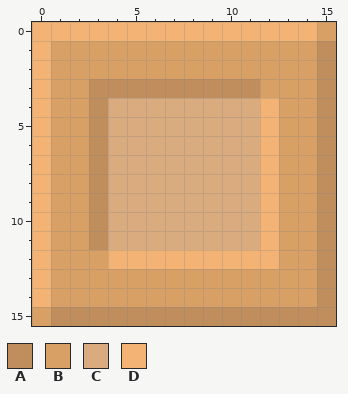
File history of a pixel-art file, Unity/Assets/Sprites/Frame.aseprite. Above is the file before it was changed.
16x16 pixels, 1 frame. Colours within 5 levels of each other are drawn and written as one.
Palette (. is transparent): A #bf8e5c  B #d9a066  C #d9ab7e  D #f2b374
Pixels before, first column x 0:
 0 DDDDDDDDDDDDDDDB
 1 DBBBBBBBBBBBBBBA
 2 DBBBBBBBBBBBBBBA
 3 DBBAAAAAAAAABBBA
 4 DBBACCCCCCCCDBBA
 5 DBBACCCCCCCCDBBA
 6 DBBACCCCCCCCDBBA
 7 DBBACCCCCCCCDBBA
 8 DBBACCCCCCCCDBBA
 9 DBBACCCCCCCCDBBA
10 DBBACCCCCCCCDBBA
11 DBBACCCCCCCCDBBA
12 DBBBDDDDDDDDDBBA
13 DBBBBBBBBBBBBBBA
14 DBBBBBBBBBBBBBBA
15 BAAAAAAAAAAAAAAA
The result:
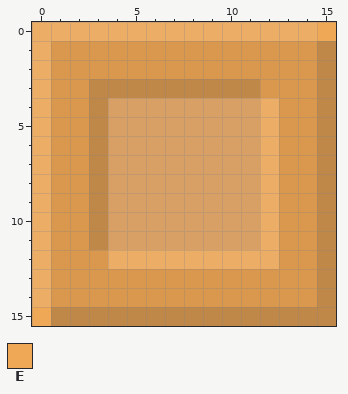
Colours new in this view: E #efa856
The exact change:
Colour A changes from #bf8e5c to #bf8848.
Colour B changes from #d9a066 to #d9984d.
Colour C changes from #d9ab7e to #d9a066.
Colour D changes from #f2b374 to #ecae67.
The author changed colour B to colour E in row 0 at x 15; in row 15 at x 0.
Where, in picture pixels (left, top, right, bottom), the same in both pictures:
changed: (32, 22, 336, 326)
